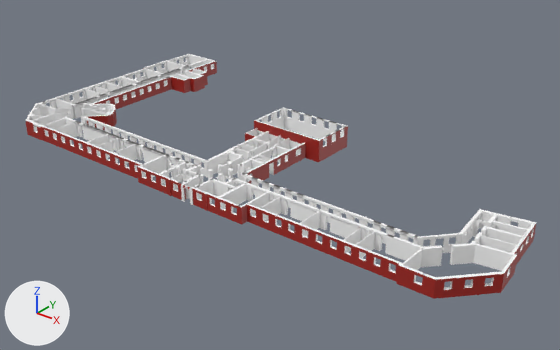
The glTF model Prizemie.gltf, before and after one commit.
Rendered twice from a 50 mm camera at (1.289, -1.46, 0.935) aimed at (0.011, 0.137, -0.056). Arrows for +X, +Y and +Z are at lower left; the lights stay in place. Where no turn or scale is listed for an object, it has been applied to the vertices.
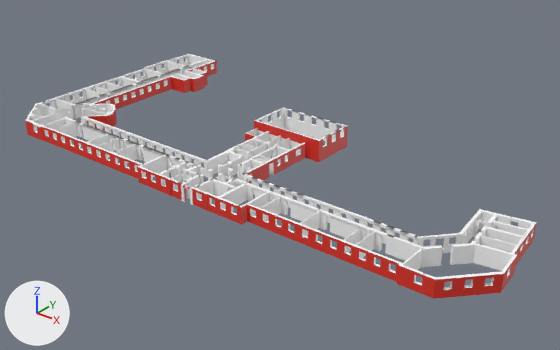
Boxes (x1, y1, x2, y2) around the edits, measured in the pictures (560 x 350 px):
'Plane', surface changed: (25, 60, 536, 299) in both

The change, as a list of edits to the scene's bpy script:
```text
Change mat_material_001:
    where n2 = _N.new('ShaderNodeMix'); n2.name = 'Mix'
    n2.inputs[7].default_value: (0.366, 0.0176, 0.0116, 1.0) -> (0.745, 0.0319, 0.0185, 1.0)  # 'B', red #a3241c -> 'B', red #e03225
```
